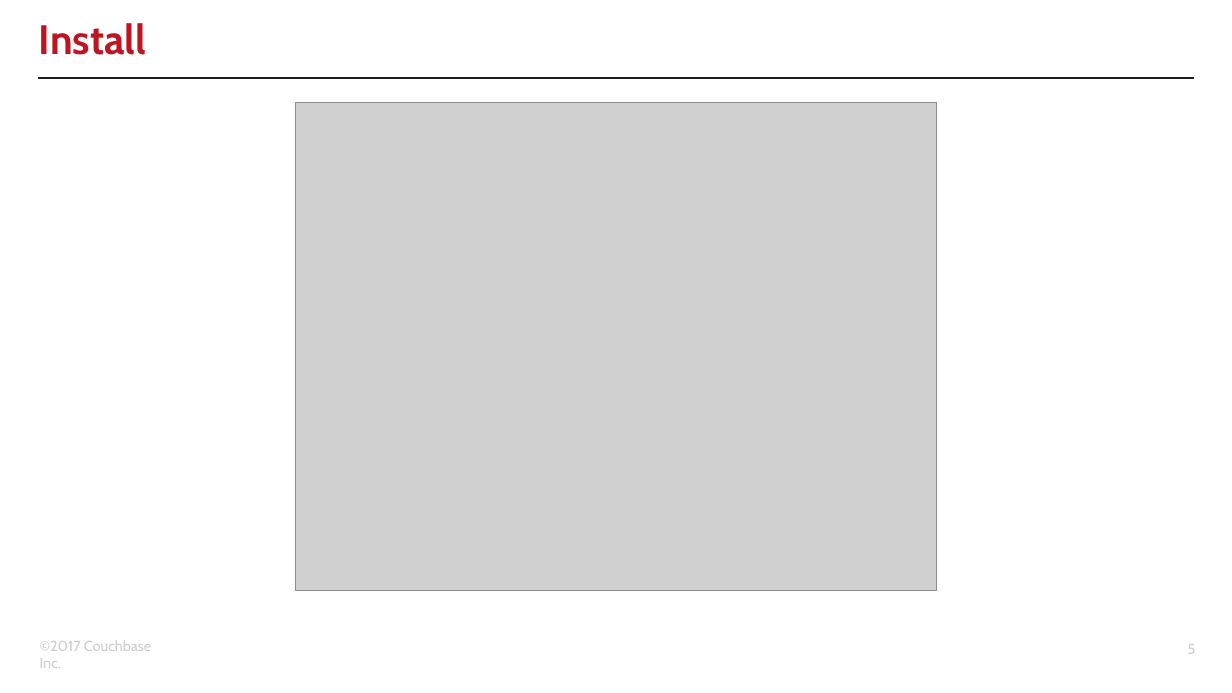
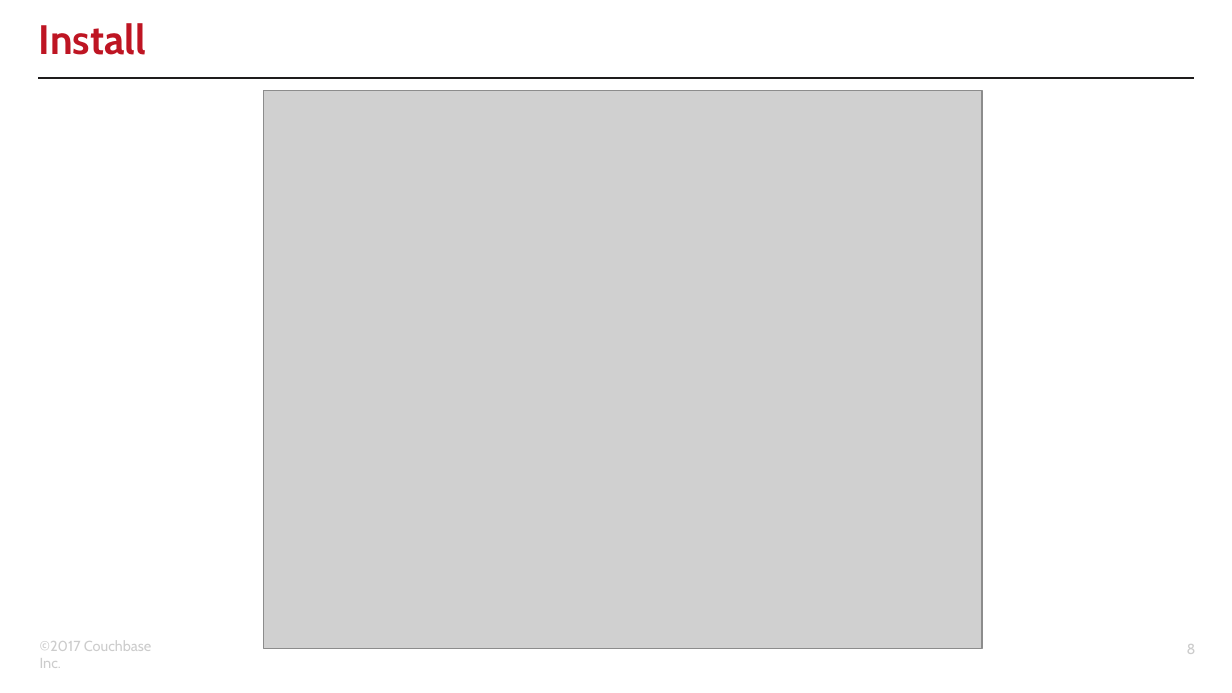
Before and after one commit to couchbaselabs/aspnet-nosql-workshop, a slide deck: slide 8 of 01/01.pptx (slide 5 before the commit). Drawn at 1232x693 pixels with LibreOffice and Linux fonts; fonts in the diff are those of the drawing; grey boxes stand for pictures; background and template pictures are left out. Boxes give left, top, right and bottom in pixels: in the first picture for what was removed or moved away, otherwise in the second. Text is boxed around its words. In the diff, an @@ line names an element or a change of style, - is before the commit and + after.

```diff
--- a/01/01.pptx
+++ b/01/01.pptx
@@ picture: place and size @@
-picture at <box>296,102,936,590</box>
+picture at <box>264,91,983,649</box>
@@ page number at <box>1187,644,1196,654</box>: text changed @@
-5
+8
```
Also in this commit, not shown: 9 other slides changed, 4 slides added, 5 slides removed, 18 other files.
